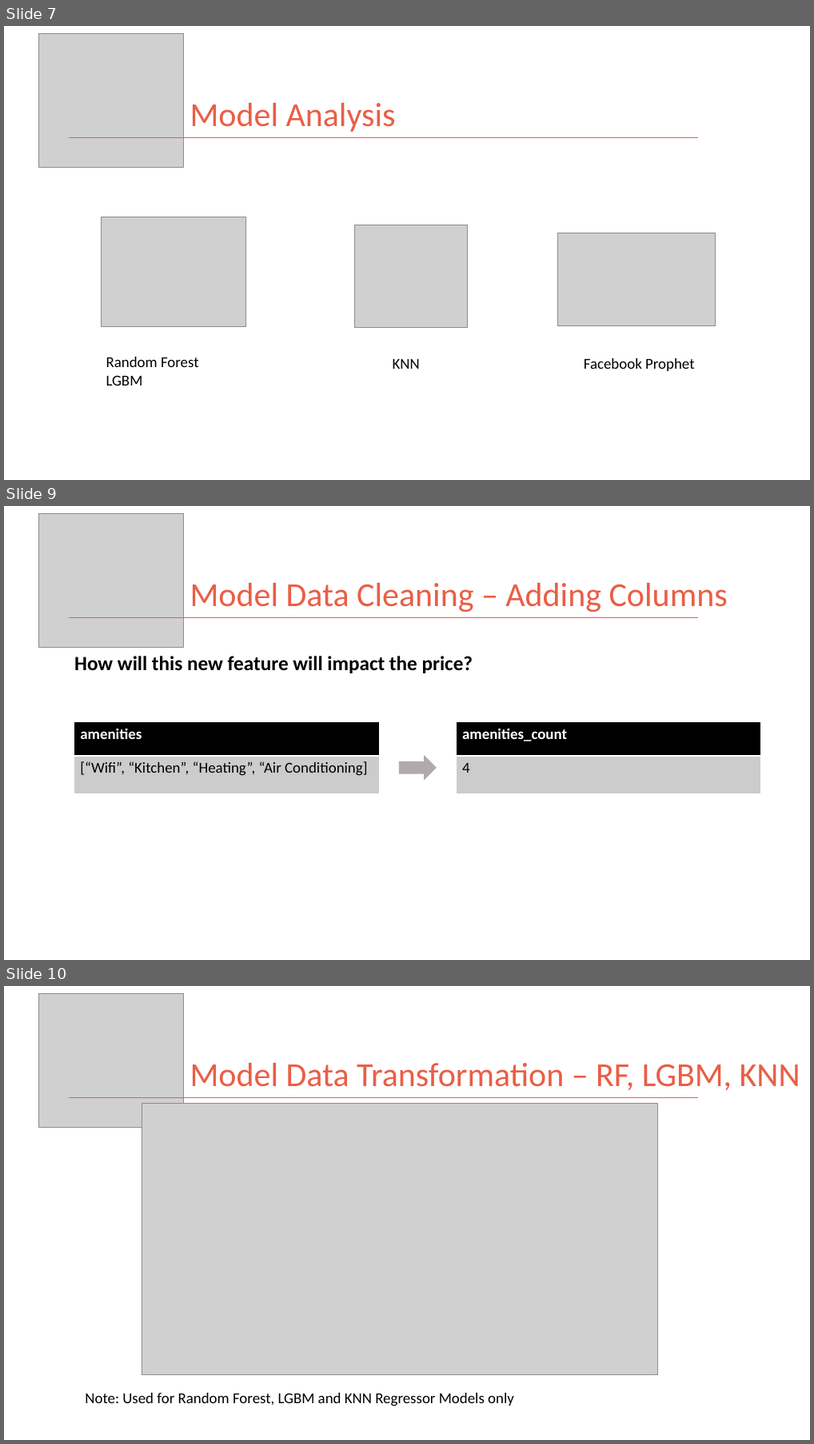
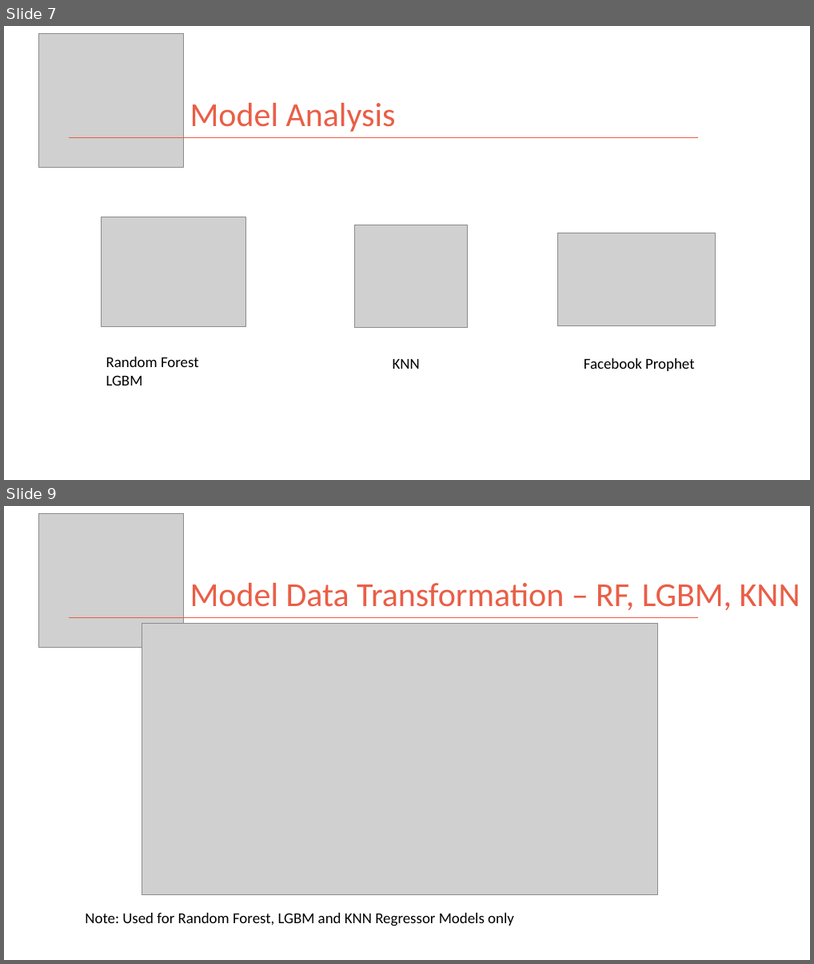
Before and after one commit to kman4/AirbnbPredictions, a slide deck: Airbnb Price Predictions (Model).pptx. Shown one above the other, each under a label of ours: slides 7, 9 and 10 before the commit, slides 7 and 9 after it; the slides between them are not shown. The pictures are 814x1444 and 814x964 pixels, drawn with LibreOffice and Linux fonts; fonts in the diff are those of the drawing; grey boxes stand for pictures. Boxes give left, top, right and bottom in pixels: in the first picture for what was removed or moved away, otherwise in the second. Text is boxed around its words. In the diff, an @@ line names an element or a change of style, - is before the commit and + after.

Commit message:
add image & update powerpoint

```diff
--- a/Airbnb Price Predictions (Model).pptx
+++ b/Airbnb Price Predictions (Model).pptx
@@ slide 9 removed at [4, 506, 810, 960], background #FFFFFF @@
@@ picture removed at [39, 513, 184, 647] @@
@@ title removed at [190, 583, 728, 612] @@
-Model Data Cleaning – Adding Columns
@@ line removed from (69, 617) to (698, 617) @@
@@ text removed at [74, 656, 474, 673] @@
-How will this new feature will impact the price?
@@ table removed at [74, 722, 379, 794], 2 rows, 1 columns @@
-amenities
-[“Wifi”, “Kitchen”, “Heating”, “Air Conditioning]
@@ table removed at [457, 722, 762, 794], 2 rows, 1 columns @@
-amenities_count
-4
@@ right arrow removed at [400, 756, 436, 780] @@
@@ what was slide 10 is now slide 9 @@
```
Also in this commit, not shown: 3 slides changed, 2 other files.
